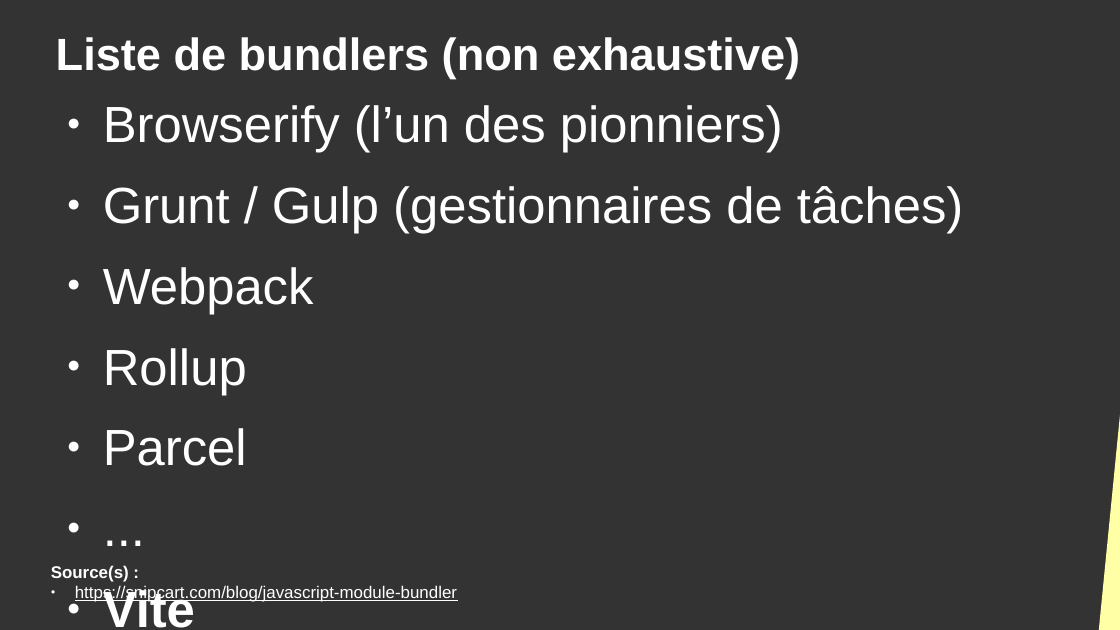
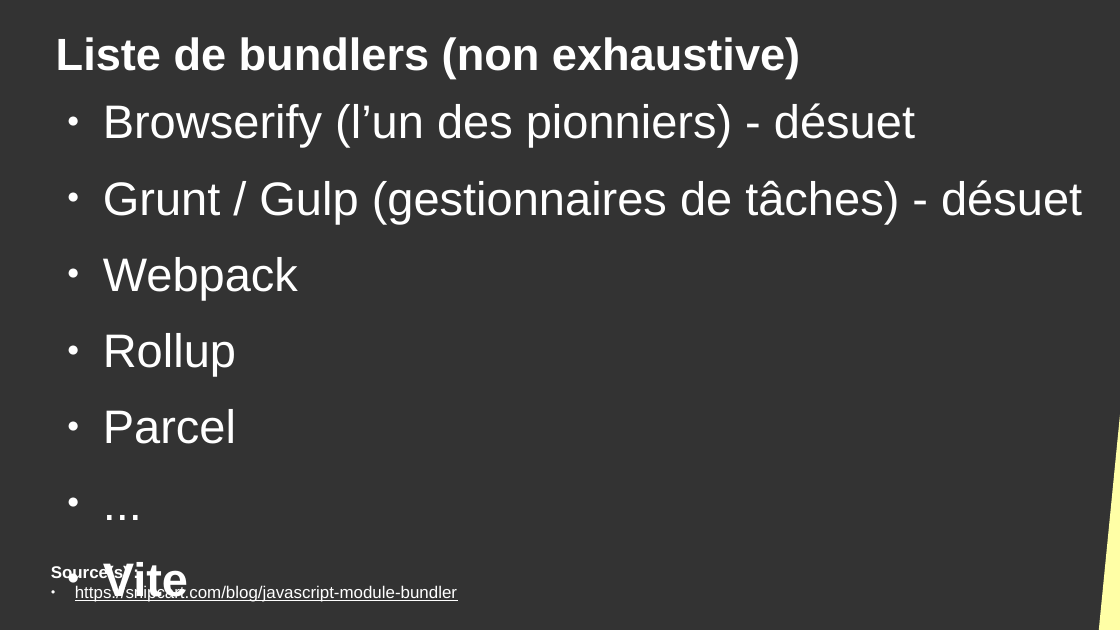
Before and after one commit to DanYellow/cours, a slide deck: slide 12 of developpement-front-s5/travaux-pratiques/numero-4/presentation.odp. Drawn at 1120x630 pixels with LibreOffice and Linux fonts; fonts in the diff are those of the drawing. Boxes give left, top, right and bottom in pixels: in the first picture for what was removed or moved away, otherwise in the second. Text is boxed around its words. In the diff, an @@ line names an element or a change of style, - is before the commit and + after.

```diff
--- a/developpement-front-s5/travaux-pratiques/numero-4/presentation.odp
+++ b/developpement-front-s5/travaux-pratiques/numero-4/presentation.odp
@@ text at bbox=[103, 103, 1082, 224]: text changed; size 36 to 33.3 pt @@
-● Browserify (l’un des pionniers)
-● Grunt / Gulp (gestionnaires de tâches)
+● Browserify (l’un des pionniers) - désuet
+● Grunt / Gulp (gestionnaires de tâches) - désuet
@@ text at bbox=[103, 257, 298, 444]: size 36 to 33.3 pt in "Webpack", "Rollup", "Parcel", "..." and 1 more places @@
```
Also in this commit, not shown: 4 other slides changed, 1 slide added, 1 slide removed, 2 other files.
